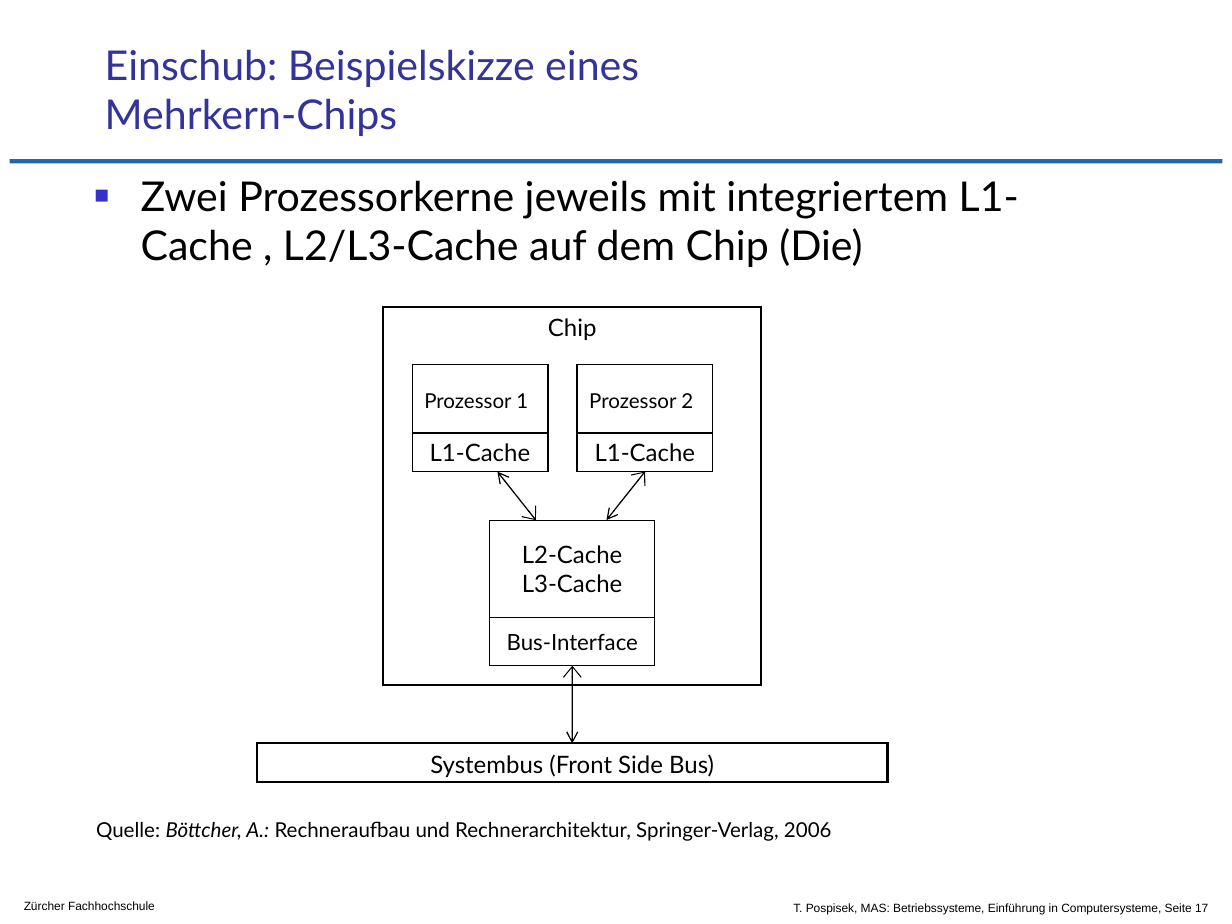
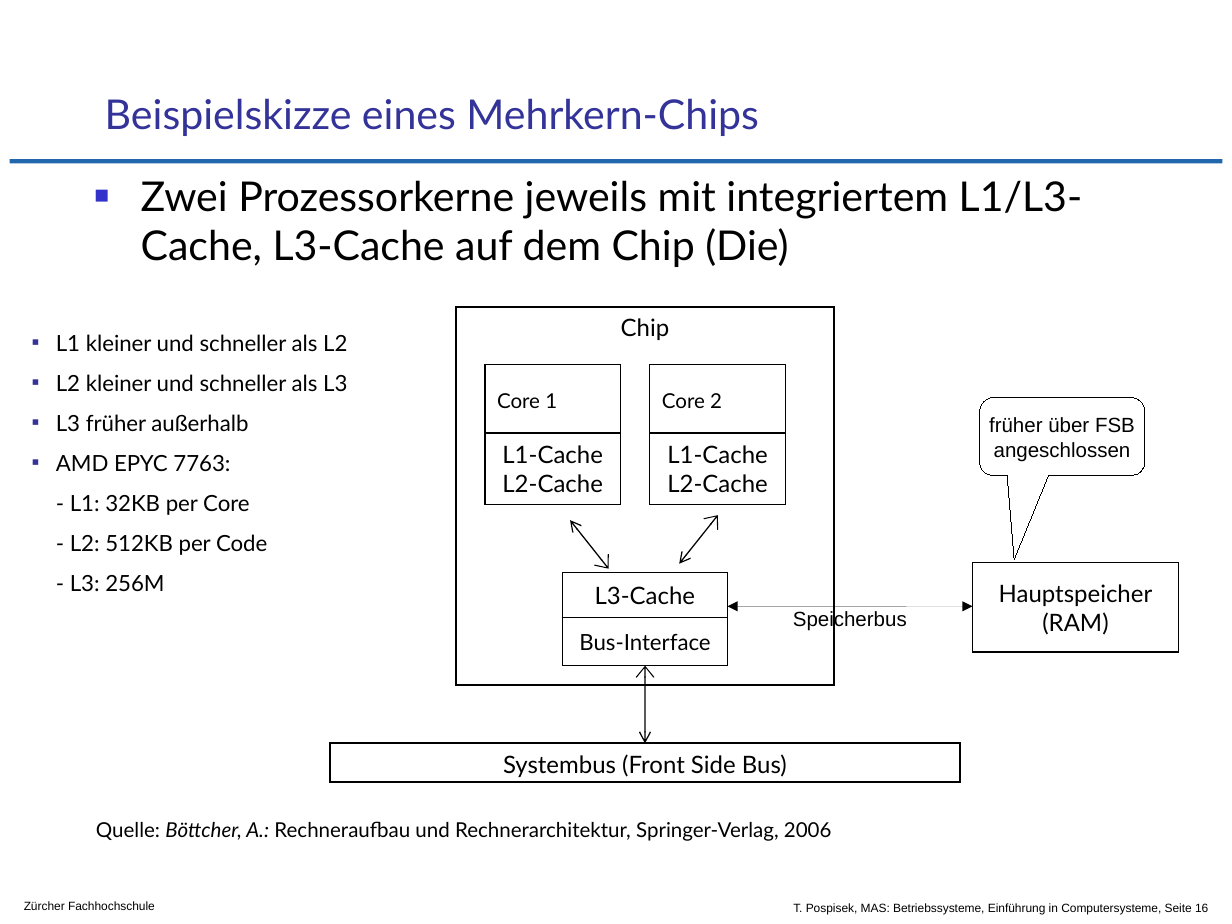
Before and after one commit to tpo/betriebssysteme, a slide deck: slide 16 of 01-1_Einführung_in_Computersysteme.odp (slide 17 before the commit). Drawn at 1232x924 pixels with LibreOffice and Linux fonts; fonts in the diff are those of the drawing; background and template pictures are left out. Boxes give left, top, right and bottom in pixels: in the first picture for what was removed or moved away, otherwise in the second. Text is boxed around its words. In the diff, an @@ line names an element or a change of style, - is before the commit and + after.

Commit message:
Anpassung an neues CAS Format/Länge
(Achtung: durch's Löschen verändern sich die Seitenzahlen...)

S.2 notiert, dass Script divergiert
S.10 Seite gelöscht
S.11 einige Angaben aus der gelöschten Seite übernommen
S.16 Seite gelöscht
S.17 einige Angaben aus der gelöschten Seite übernommen
S.19 Seite gelöscht
S.20 einige OS in "Historische" Sektion verschoben
S.24 f2fs erwähnt

```diff
--- a/01-1_Einführung_in_Computersysteme.odp
+++ b/01-1_Einführung_in_Computersysteme.odp
@@ title at [105, 98, 759, 136]: text changed @@
-Einschub: Beispielskizze eines
-Mehrkern-Chips
+Beispielskizze eines Mehrkern-Chips
@@ text at [141, 180, 1083, 267]: text changed @@
-■ Zwei Prozessorkerne jeweils mit integriertem L1-Cache , L2/L3-Cache auf dem Chip (Die)
+■ Zwei Prozessorkerne jeweils mit integriertem L1/L3-Cache, L3-Cache auf dem Chip (Die)
@@ text added at [56, 334, 347, 591], 13 pt, text #000000 @@
+▪ L1 kleiner und schneller als L2
+▪ L2 kleiner und schneller als L3
+▪ L3 früher außerhalb
+▪ AMD EPYC 7763:
+  - L1: 32KB per Core
+  - L2: 512KB per Code
+  - L3: 256M
@@ 2 rectangles, 1 double arrow: place and size @@
-2 rectangles, 1 double arrow at [413, 365, 712, 743]
+2 rectangles, 1 double arrow at [485, 365, 785, 743]
@@ text in rectangle at [497, 393, 557, 408]: text changed @@
-Prozessor 1
+Core 1
@@ text in rectangle at [662, 393, 722, 408]: text changed @@
-Prozessor 2
+Core 2
@@ rounded speech box added at [979, 398, 1145, 476], outline #000000 0 pt, 12 pt, text #000000 @@
+früher über FSB
+angeschlossen
@@ rectangle "L1-Cache L2-Cache": place and size @@
-rectangle "L1-Cache L2-Cache" at [413, 432, 548, 471]
+rectangle "L1-Cache L2-Cache" at [485, 432, 621, 504]
@@ text in rectangle at [502, 445, 603, 492]: text changed @@
-L1-Cache
+L1-Cache
+L2-Cache
@@ rectangle "L1-Cache L2-Cache": place and size @@
-rectangle "L1-Cache L2-Cache" at [577, 432, 712, 471]
+rectangle "L1-Cache L2-Cache" at [649, 432, 785, 504]
@@ text in rectangle at [667, 445, 768, 493]: text changed @@
-L1-Cache
+L1-Cache
+L2-Cache
@@ double arrow moved from (646, 472) - (606, 520) to (609, 569) - (570, 520) @@
@@ double arrow moved from (536, 520) - (498, 472) to (718, 515) - (679, 564) @@
@@ text in rectangle at [522, 545, 623, 563]: paragraph removed @@
-L2-Cache
@@ rectangle added at [972, 563, 1178, 653], fill #FFFFFF, outline #000000 0.74 pt, 14 pt, text #000000 @@
+Hauptspeicher
+(RAM)
@@ rectangle "L3-Cache": place and size @@
-rectangle "L3-Cache" at [490, 520, 655, 617]
+rectangle "L3-Cache" at [563, 573, 728, 617]
@@ 3 rectangles: place and size @@
-3 rectangles at [257, 307, 888, 782]
+3 rectangles at [330, 307, 961, 782]
@@ line added at [727, 606, 972, 606], outline #000000 0 pt, 12 pt, text #000000 @@
+Speicherbus
@@ text at [793, 903, 1208, 914]: text changed @@
-T. Pospisek, MAS: Betriebssysteme, Einführung in Computersysteme, Seite 17
+T. Pospisek, MAS: Betriebssysteme, Einführung in Computersysteme, Seite 16
```
Also in this commit, not shown: 4 other slides changed, 2 slides removed.
